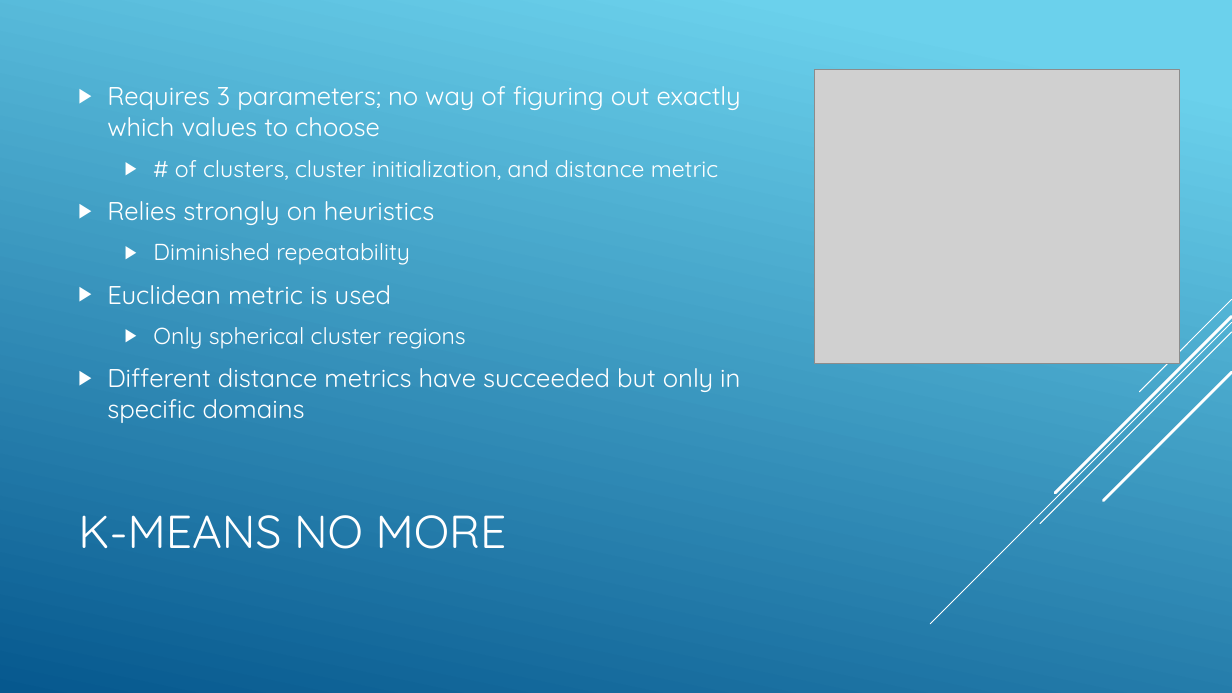
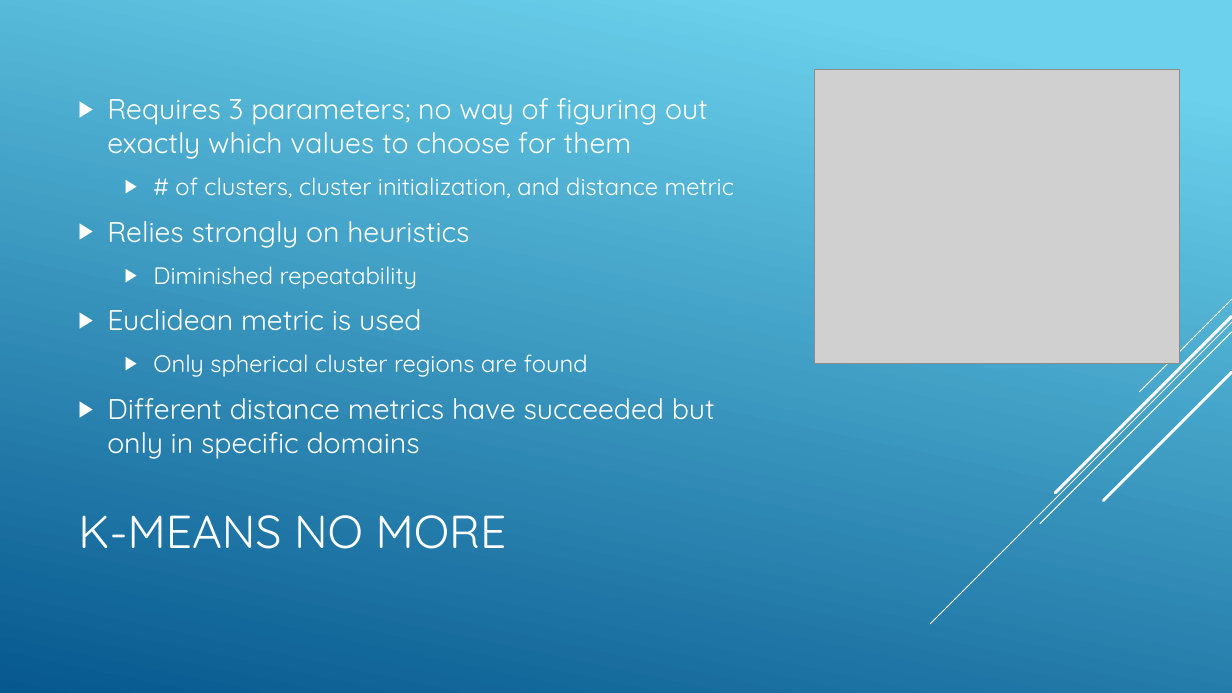
Before and after one commit to Vardominator/SorinLab, a slide deck: slide 4 of Talks/6_28_17/DensityBasedClustering.pptx. Drawn at 1232x693 pixels with LibreOffice and Linux fonts; fonts in the diff are those of the drawing; grey boxes stand for pictures. Boxes give left, top, right and bottom in pixels: in the first picture for what was removed or moved away, otherwise in the second. Text is boxed around its words. In the diff, an @@ line names an element or a change of style, - is before the commit and + after.

```diff
--- a/Talks/6_28_17/DensityBasedClustering.pptx
+++ b/Talks/6_28_17/DensityBasedClustering.pptx
@@ text at (x1=107, y1=98, x2=708, y2=159): text changed; size 20 to 22.2 pt @@
-▶ Requires 3 parameters; no way of figuring out exactly which values to choose
+▶ Requires 3 parameters; no way of figuring out exactly which values to choose for them
@@ text at (x1=107, y1=177, x2=734, y2=459): size 18 to 18.5 pt in "# of clusters, cluster initialization, and distance ...", "Diminished repeatability"; size 20 to 22.2 pt in "Relies strongly on heuristics", "Euclidean metric is used", "Different distance metrics have succeeded but only ..." @@
@@ text at (x1=153, y1=354, x2=588, y2=377): text changed; size 18 to 18.5 pt @@
-  ▶ Only spherical cluster regions
+  ▶ Only spherical cluster regions are found
```
Also in this commit, not shown: 9 other slides changed, 3 slides added, 5 other files.
